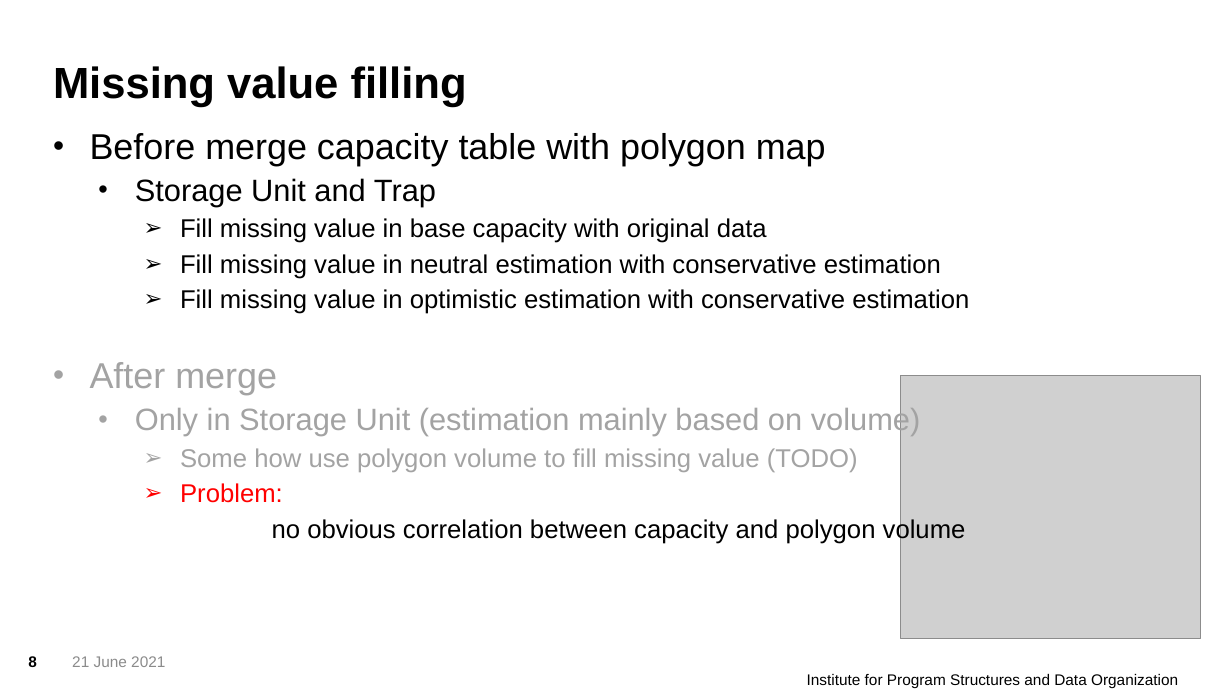
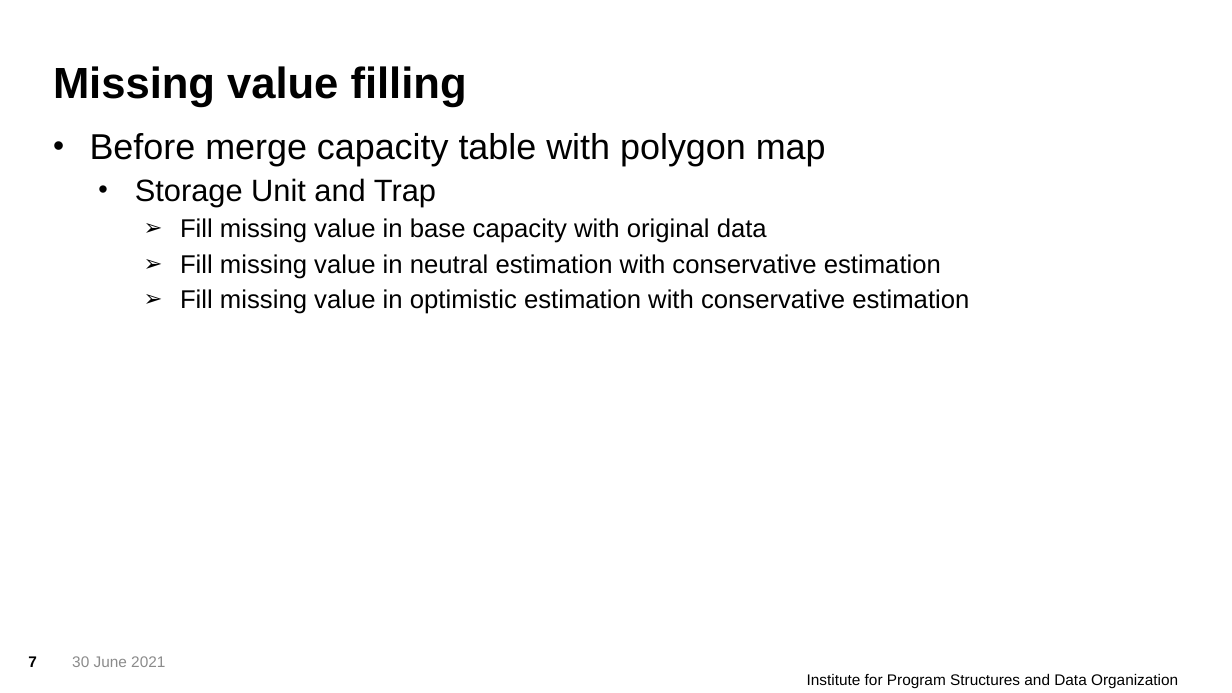
Before and after one commit to ericzhou571/Co2Storage, a slide deck: slide 7 of CO2Storage.pptx (slide 8 before the commit). Drawn at 1232x693 pixels with LibreOffice and Linux fonts; fonts in the diff are those of the drawing; grey boxes stand for pictures; background and template pictures are left out. Boxes give left, top, right and bottom in pixels: in the first picture for what was removed or moved away, otherwise in the second. Text is boxed around its words. In the diff, an @@ line names an element or a change of style, - is before the commit and + after.

```diff
--- a/CO2Storage.pptx
+++ b/CO2Storage.pptx
@@ text at (90,362,966,544): paragraphs removed @@
-• After merge
-  • Only in Storage Unit (estimation mainly based on volume)
-    ➢ Some how use polygon volume to fill missing value (TODO)
-    ➢ Problem:
-    no obvious correlation between capacity and polygon volume
@@ picture removed at (900,375,1201,638) @@
@@ page number at (28,656,37,667): text changed @@
-8
+7
@@ text at (72,656,165,667): text changed @@
-21 June 2021
+30 June 2021
```
Also in this commit, not shown: 6 other slides changed, 2 slides removed, 44 other files.
